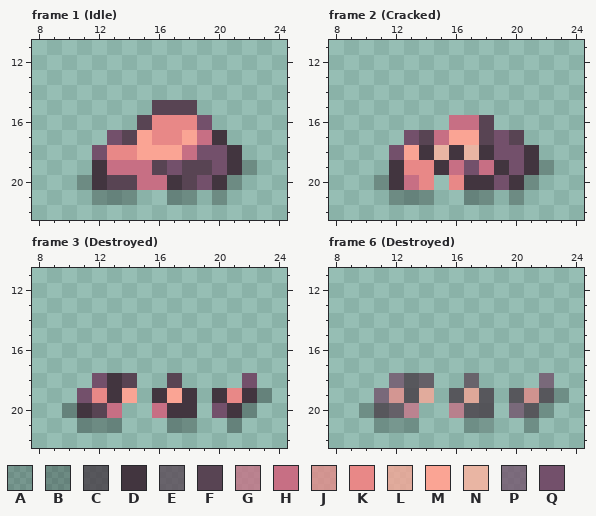
Two versions of one pixel-art file, game/theslimeking/Assets/External/AssetStore/SlimeMec/_Art/Sprites/Environment/env_brown_rockB2.aseprite. Above is the file before it was changed.
32x32 pixels, 10 frames. Pixels under 10% opacity are left out. Shown: frame 1 (Idle): x 8..24, y 11..22; frame 2 (Cracked): x 8..24, y 11..22; frame 3 (Destroyed): x 8..24, y 11..22; frame 6 (Destroyed): x 8..24, y 11..22. The commit also changed other frames, which this record leaves out.
Palette (. is transparent): A #00000034  B #00000045  C #42353fbf  D #42353f  E #584453bf  F #584453  G #c76f84bf  H #c76f84  J #e88887bf  K #e88887  L #faa494bf  M #faa494  N #e9b5a3  P #73506bbf  Q #73506b
Pixels before, frame 1 (Idle), first column x 11:
15 .....FFF....
16 ....FKKKQ...
17 ..QFMKKMHD..
18 .QKKMMMHQQD.
19 .DHHHFQFFQDB
20 BDFFHHDFQDB.
21 .BBB..BB.B..
Pixels before, frame 2 (Cracked), first column x 11:
16 .....HHF....
17 ..QFHMMFQF..
18 .QMDNDNDQQD.
19 .DKKDHQHDQDB
20 BDHK.KDDQDB.
21 .BBB..BB.B..
Pixels before, frame 3 (Destroyed), first column x 10:
18 ..QDF..F....Q.
19 .QKDM.DMD.DKDB
20 BDFH..HDD.QDB.
21 .BBB...BB..B..
Pixels before, frame 6 (Destroyed), first column x 10:
18 ..PCE..E....P.
19 .PJCL.CLC.CJCA
20 ACEG..GCC.PCA.
21 .AAA...AA..A..
And afterwards:
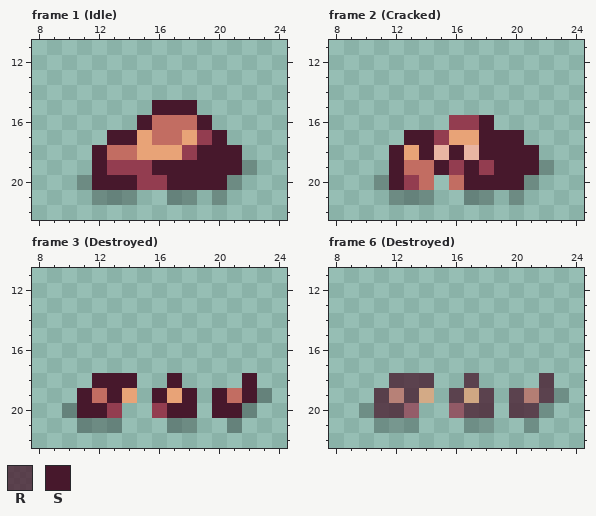
Colours new in this view: R #47182cbf  S #47182c
What changed:
Colour G changes from #c76f84bf to #933d50bf.
Colour H changes from #c76f84 to #933d50.
Colour J changes from #e88887bf to #c26d62bf.
Colour K changes from #e88887 to #c26d62.
Colour L changes from #faa494bf to #e8a377bf.
Colour M changes from #faa494 to #e8a377.
Frame 1 (Idle):
Colour S replaces colour D in row 17 at x 20; in row 18 at x 21; in row 19 at x 12 and 21; in row 20 at x 12, 17 and 20.
Colour S replaces colour F in row 15 at x 16 to 18; in row 16 at x 15; in row 17 at x 14; in row 19 at x 16 and 18 to 19; in row 20 at x 13 to 14 and 18.
Colour S replaces colour Q in row 16 at x 19; in row 17 at x 13; in row 18 at x 12 and 19 to 20; in row 19 at x 17 and 20; in row 20 at x 19.
Frame 2 (Cracked):
Colour S replaces colour D in row 18 at x 14, 16, 18 and 21; in row 19 at x 12, 15, 19 and 21; in row 20 at x 12, 17 to 18 and 20.
Colour S replaces colour F in row 16 at x 18; in row 17 at x 14, 18 and 20.
Colour S replaces colour Q in row 17 at x 13 and 19; in row 18 at x 12 and 19 to 20; in row 19 at x 17 and 20; in row 20 at x 19.
Frame 3 (Destroyed):
Colour S replaces colour D in row 18 at x 13; in row 19 at x 13, 16, 18, 20 and 22; in row 20 at x 11, 17 to 18 and 21.
Colour S replaces colour F in row 18 at x 14 and 17; in row 20 at x 12.
Colour S replaces colour Q in row 18 at x 12 and 22; in row 19 at x 11; in row 20 at x 20.
Frame 6 (Destroyed):
Colour R replaces colour C in row 18 at x 13; in row 19 at x 13, 16, 18, 20 and 22; in row 20 at x 11, 17 to 18 and 21.
Colour R replaces colour E in row 18 at x 14 and 17; in row 20 at x 12.
Colour R replaces colour P in row 18 at x 12 and 22; in row 19 at x 11; in row 20 at x 20.
Pixel boxes of the changes (left, top, right, bottom) in both pictures:
changed: (92, 100, 242, 190)
changed: (389, 115, 539, 190)
changed: (77, 373, 257, 418)
changed: (374, 373, 554, 418)
